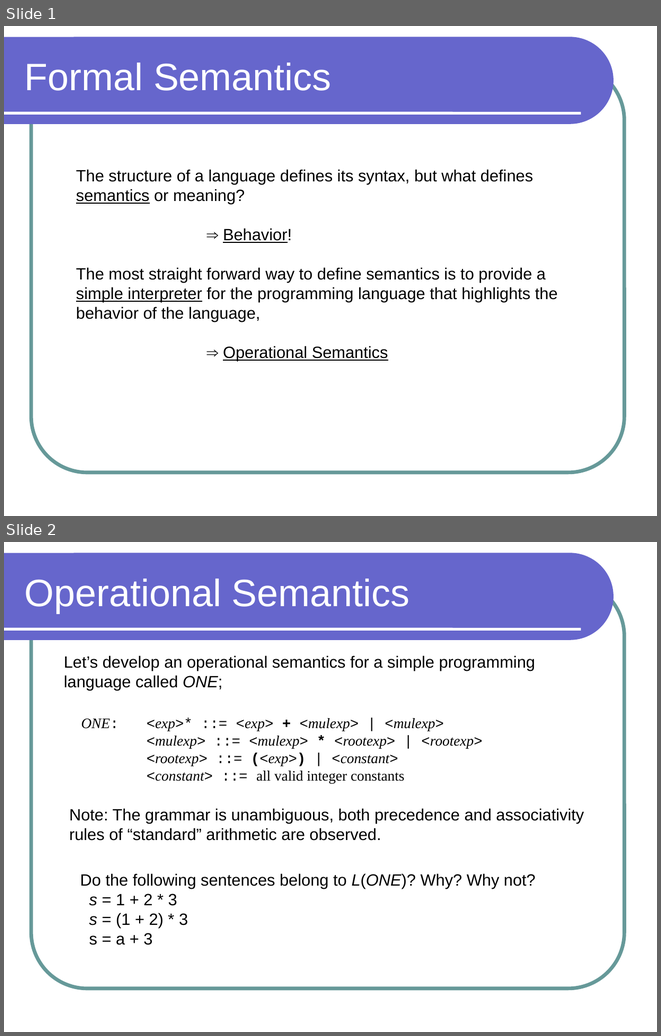
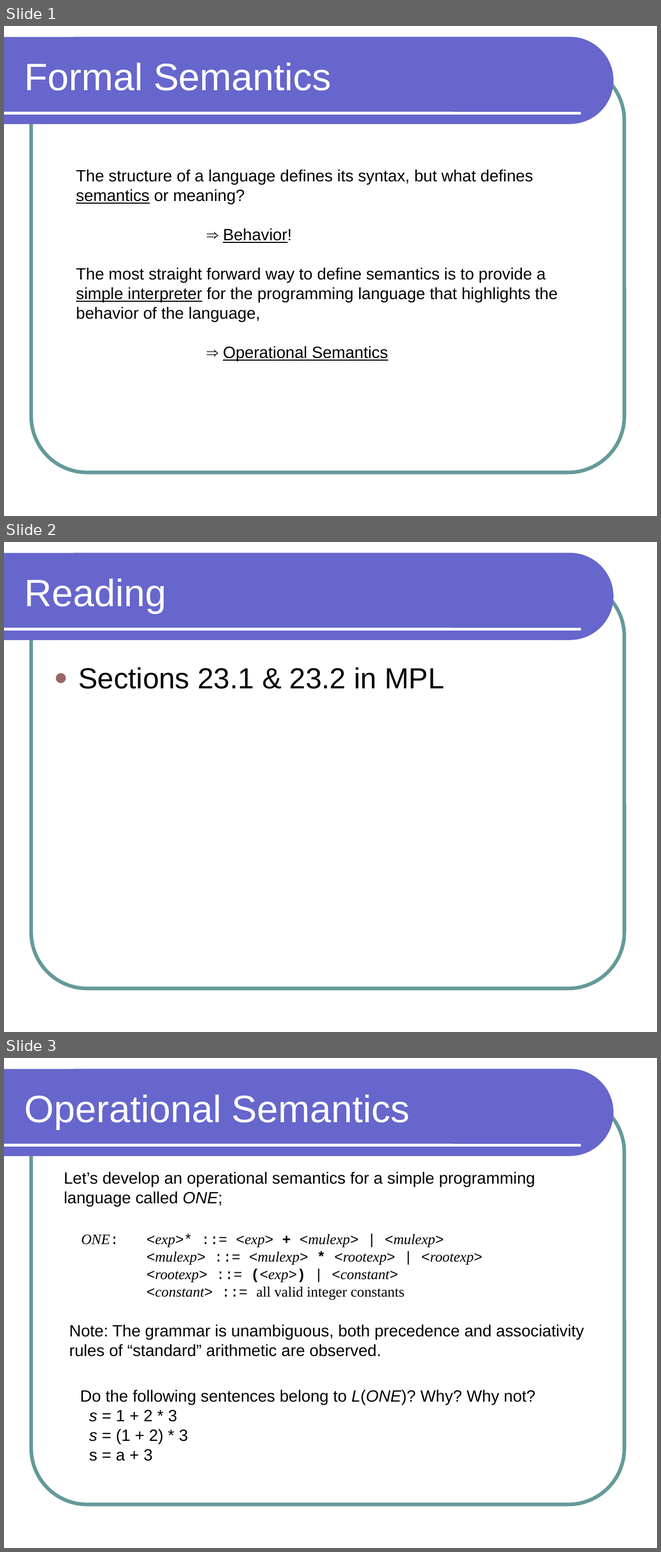
Before and after one commit to lutzhamel/CSC301, a slide deck: notes/csc301-ln024.ppt. Shown one above the other, each under a label of ours: slides 1 and 2 before the commit, slides 1, 2 and 3 after it. The pictures are 661x1036 and 661x1552 pixels, drawn with LibreOffice and Linux fonts; fonts in the diff are those of the drawing. Boxes give left, top, right and bottom in pixels: in the first picture for what was removed or moved away, otherwise in the second. Text is boxed around its words. In the diff, an @@ line names an element or a change of style, - is before the commit and + after.

```diff
--- a/notes/csc301-ln024.ppt
+++ b/notes/csc301-ln024.ppt
@@ slide 2 added at box(4, 542, 657, 1032), background #FFFFFF; not listed: 3 template elements that a slide beside it also shows @@
@@ title added at box(25, 579, 167, 613), 42 pt, text #FFFFFF @@
+Reading
@@ text added at box(78, 667, 444, 689), 32 pt, text #000000 @@
+● Sections 23.1 & 23.2 in MPL
@@ what was slide 2 is now slide 3 @@
```
Also in this commit, not shown: 1 slide changed, 1 other file.
